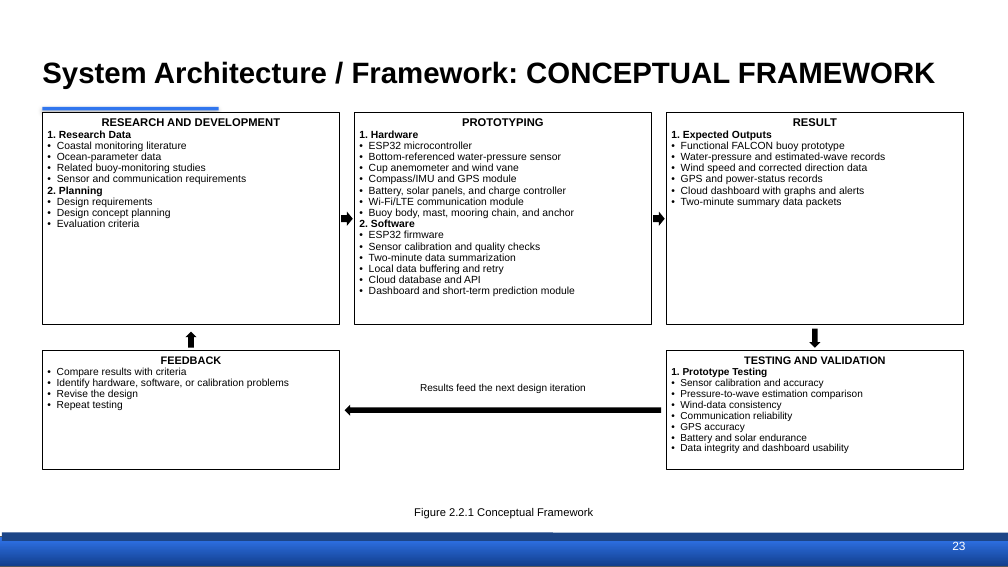
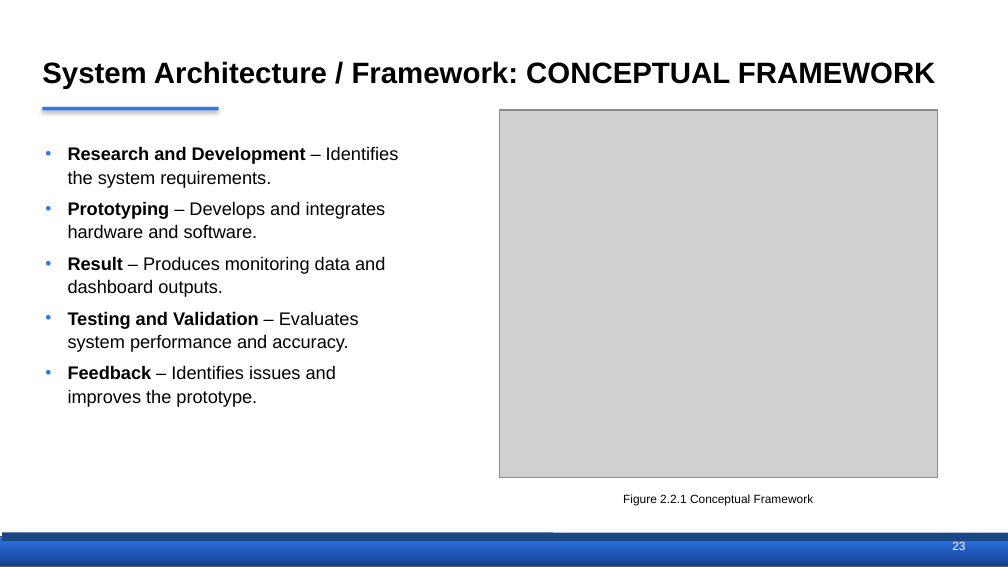
Before and after one commit to Ruzz-1010/Project-FALCON-01, a slide deck: slide 24 of THESIS DOCUMENTATION/FALCON_Proposal_Defense_Short.pptx. Drawn at 1008x567 pixels with LibreOffice and Linux fonts; fonts in the diff are those of the drawing; grey boxes stand for pictures. Boxes give left, top, right and bottom in pixels: in the first picture for what was removed or moved away, otherwise in the second. Text is boxed around its words. In the diff, an @@ line names an element or a change of style, - is before the commit and + after.

```diff
--- a/THESIS DOCUMENTATION/FALCON_Proposal_Defense_Short.pptx
+++ b/THESIS DOCUMENTATION/FALCON_Proposal_Defense_Short.pptx
@@ rectangle removed at [355, 113, 652, 325] @@
-PROTOTYPING
-1. Hardware
-• ESP32 microcontroller
-• Bottom-referenced water-pressure sensor
-• Cup anemometer and wind vane
-• Compass/IMU and GPS module
-• Battery, solar panels, and charge controller
-• Wi-Fi/LTE communication module
-• Buoy body, mast, mooring chain, and anchor
-2. Software
-• ESP32 firmware
-• Sensor calibration and quality checks
-• Two-minute data summarization
-• Local data buffering and retry
-• Cloud database and API
-• Dashboard and short-term prediction module
@@ picture added at [499, 110, 936, 478] @@
@@ rectangle removed at [666, 113, 964, 325] @@
-RESULT
-1. Expected Outputs
-• Functional FALCON buoy prototype
-• Water-pressure and estimated-wave records
-• Wind speed and corrected direction data
-• GPS and power-status records
-• Cloud dashboard with graphs and alerts
-• Two-minute summary data packets
@@ text "Research and Development – Identifies ...": place and size @@
-text "Research and Development – Identifies ..." at [42, 113, 340, 325]
+text "Research and Development – Identifies ..." at [68, 146, 399, 407]
@@ text "Research and Development – Identifies ..." at [68, 146, 399, 407]: fill #FFFFFF to none; outline #000000 0.75 pt to none @@
@@ text at [68, 146, 399, 407]: text changed; size 7.4 to 13 pt @@
-RESEARCH AND DEVELOPMENT
-1. Research Data
-• Coastal monitoring literature
-• Ocean-parameter data
-• Related buoy-monitoring studies
-• Sensor and communication requirements
-2. Planning
-• Design requirements
-• Design concept planning
-• Evaluation criteria
+• Research and Development – Identifies the system requirements.
+• Prototyping – Develops and integrates hardware and software.
+• Result – Produces monitoring data and dashboard outputs.
+• Testing and Validation – Evaluates system performance and accuracy.
+• Feedback – Identifies issues and improves the prototype.
@@ right arrow removed at [341, 212, 352, 226] @@
@@ right arrow removed at [653, 212, 664, 226] @@
@@ down arrow removed at [809, 329, 821, 348] @@
@@ rectangle removed at [42, 351, 340, 470] @@
-FEEDBACK
-• Compare results with criteria
-• Identify hardware, software, or calibration problems
-• Revise the design
-• Repeat testing
@@ up arrow removed at [185, 332, 197, 348] @@
@@ rectangle removed at [666, 351, 964, 470] @@
-TESTING AND VALIDATION
-1. Prototype Testing
-• Sensor calibration and accuracy
-• Pressure-to-wave estimation comparison
-• Wind-data consistency
-• Communication reliability
-• GPS accuracy
-• Battery and solar endurance
-• Data integrity and dashboard usability
@@ text removed at [420, 383, 586, 393] @@
-Results feed the next design iteration
@@ left arrow removed at [345, 404, 661, 415] @@
@@ text "Figure 2.2.1 Conceptual Framework": place and size @@
-text "Figure 2.2.1 Conceptual Framework" at [414, 508, 593, 518]
+text "Figure 2.2.1 Conceptual Framework" at [623, 494, 814, 506]
@@ text "Figure 2.2.1 Conceptual Framework" at [623, 494, 814, 506]: size 8 to 8.5 pt; line spacing 0.95 to 1 @@
```
Also in this commit, not shown: 25 other slides changed, 2 slides removed, 3 other files.
